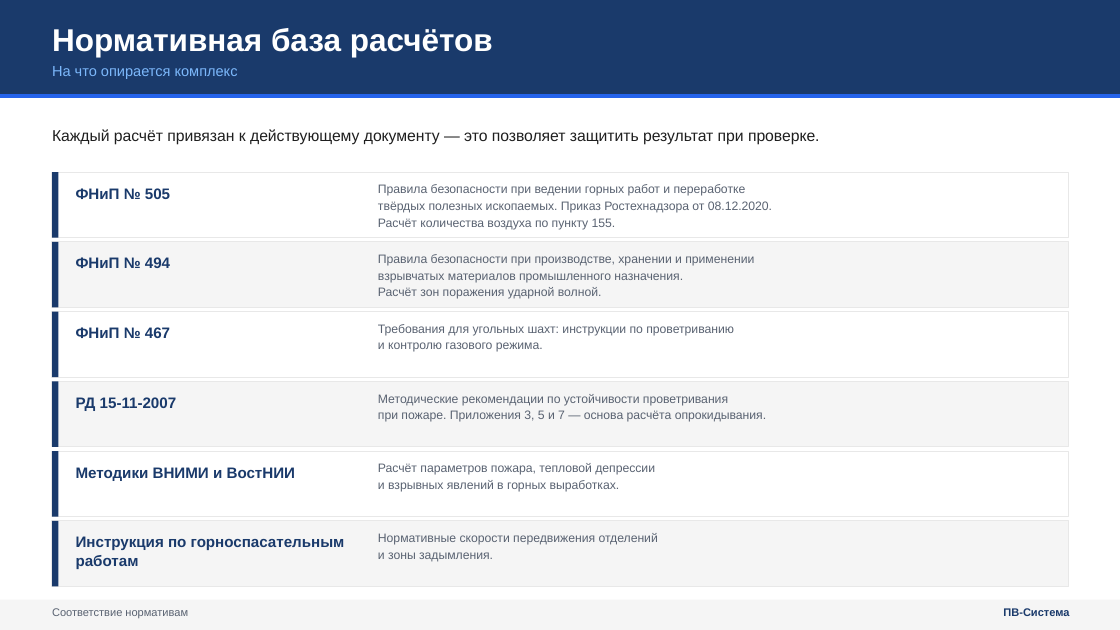
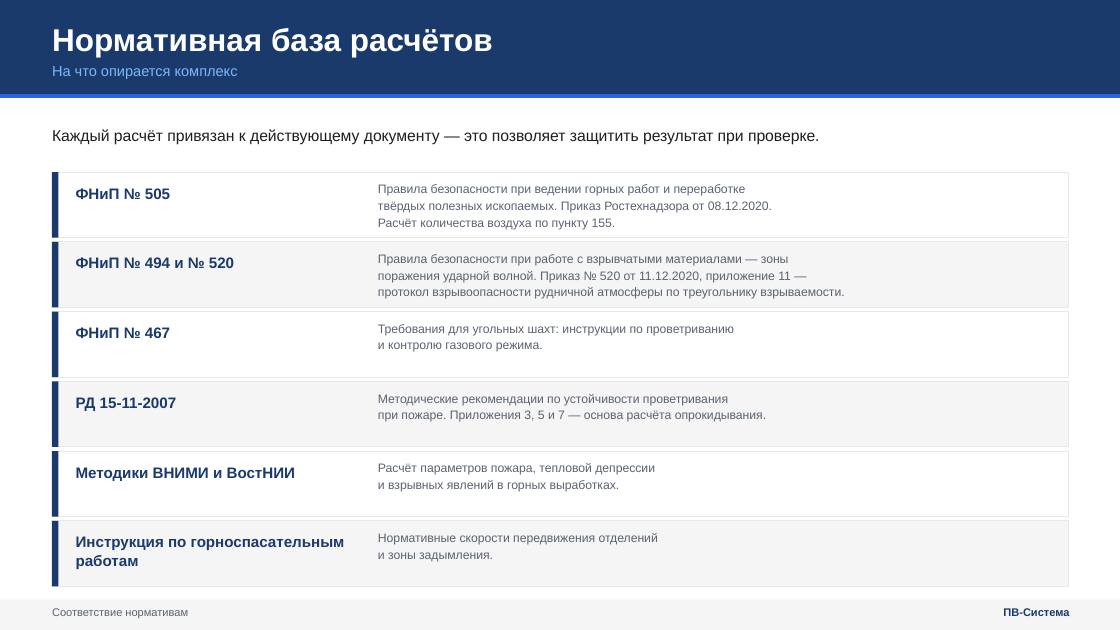
Before and after one commit to pvsistema/ventilation-system-design, a slide deck: slide 22 of public/PV-Sistema-prezentaciya.pptx. Drawn at 1120x630 pixels with LibreOffice and Linux fonts; fonts in the diff are those of the drawing. Boxes give left, top, right and bottom in pixels: in the first picture for what was removed or moved away, otherwise in the second. Text is boxed around its words. In the diff, an @@ line names an element or a change of style, - is before the commit and + after.

```diff
--- a/public/PV-Sistema-prezentaciya.pptx
+++ b/public/PV-Sistema-prezentaciya.pptx
@@ text at (76,257,234,268): text changed @@
-ФНиП № 494
+ФНиП № 494 и № 520
@@ text at (378,254,844,299): text changed @@
-Правила безопасности при производстве, хранении и применении
-взрывчатых материалов промышленного назначения.
-Расчёт зон поражения ударной волной.
+Правила безопасности при работе с взрывчатыми материалами — зоны
+поражения ударной волной. Приказ № 520 от 11.12.2020, приложение 11 —
+протокол взрывоопасности рудничной атмосферы по треугольнику взрываемости.
```
Also in this commit, not shown: 7 other slides changed.
